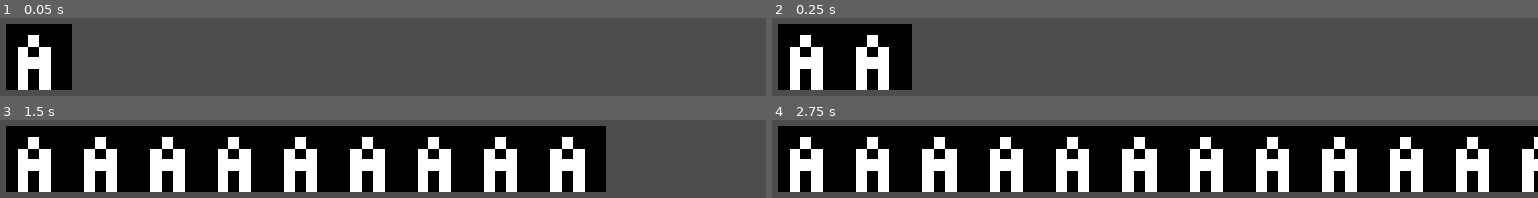
Above: before the commit, frames 1-4 (two rows, left to right).
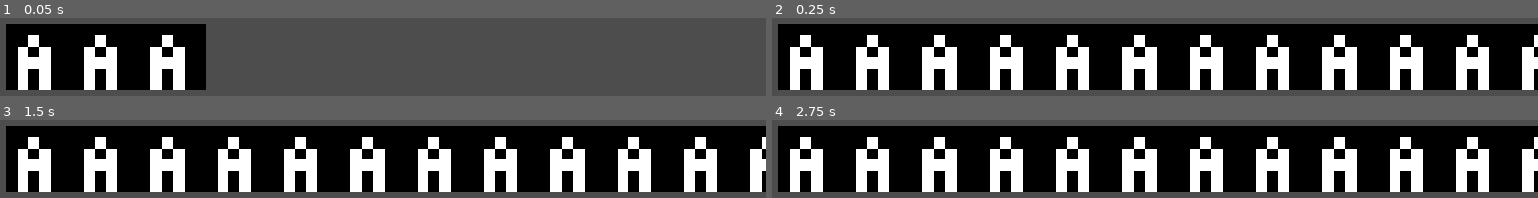
Above: after the commit, the same moments.

Repository: Ranger-Yev/project_sequence
Game: Godot game, scene res://text_engine.tscn
Two runs of this game, one before a commit and one after it. Both use one fixed random seed, a clock stepped at 60 frames per second and the inputs below. The project has no main scene, so this scene is started directly.
Inputs:
- Up to frame 1 (0.05 s): no input
- Up to frame 2 (0.25 s): no input
- Up to frame 3 (1.5 s): tap Enter (ui_accept) at 0.5, 0.77 s; hold Up (ui_up) 0.53-1.28 s; hold Down (ui_down) from 1.28 s (still down)
- Up to frame 4 (2.75 s): tap Enter (ui_accept) at 1.52 s; release Down (ui_down) at 2.03 s; hold Up (ui_up) from 2.03 s (still down)

The runs differ from the first frame. In frame 1, 15% of the frame differs, in the area x 9-27%, y 7-93%; in frame 2, 69%, in the area x 18-100%, y 7-93%; in frame 3, 18%; in frame 4, nothing differs.

Commit message:
Forgot to save :/

Diff:
--- a/text_engine.gd
+++ b/text_engine.gd
@@ -19,22 +19,19 @@
 #22:0, 23:0, 24:0, 25:0, 35:1, 37:0, 38:6, 42:3, 43:4, 44:4, 45:5, 46:3, 48:0,
 #}
 
+# var dimensions = Vector2(96, 96) # character dimensions
+
 var sts = "" # sentence to spell
-var space = 60 # pixels between chars. ~180 pixels between words (space is technically a char).
-var frame = -1
 var pos = Vector2(10,100)
-var luck0 = -1
 
 func _ready() -> void:
 	sts = "wanna play a game?"
 
 func _process(delta: float) -> void:
-	frame += 1
-	if frame % 10 == 1:
-		pos.x += 96
-		var new_letter = letter.instantiate() as AnimatedSprite2D
-		new_letter.global_position = pos
-		letters.add_child(new_letter)
+	pos.x += 96
+	var new_letter = letter.instantiate() as AnimatedSprite2D
+	new_letter.global_position = pos
+	letters.add_child(new_letter)
 
 
 func spawn_let() -> void:
